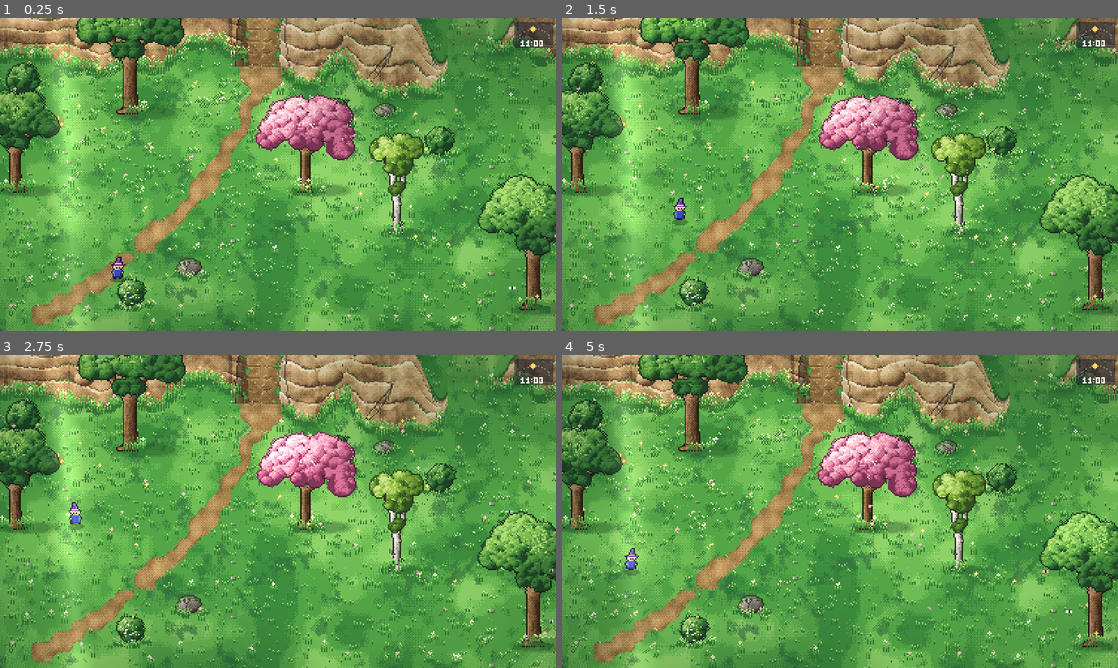
Above: before the commit, frames 1-4 (two rows, left to right).
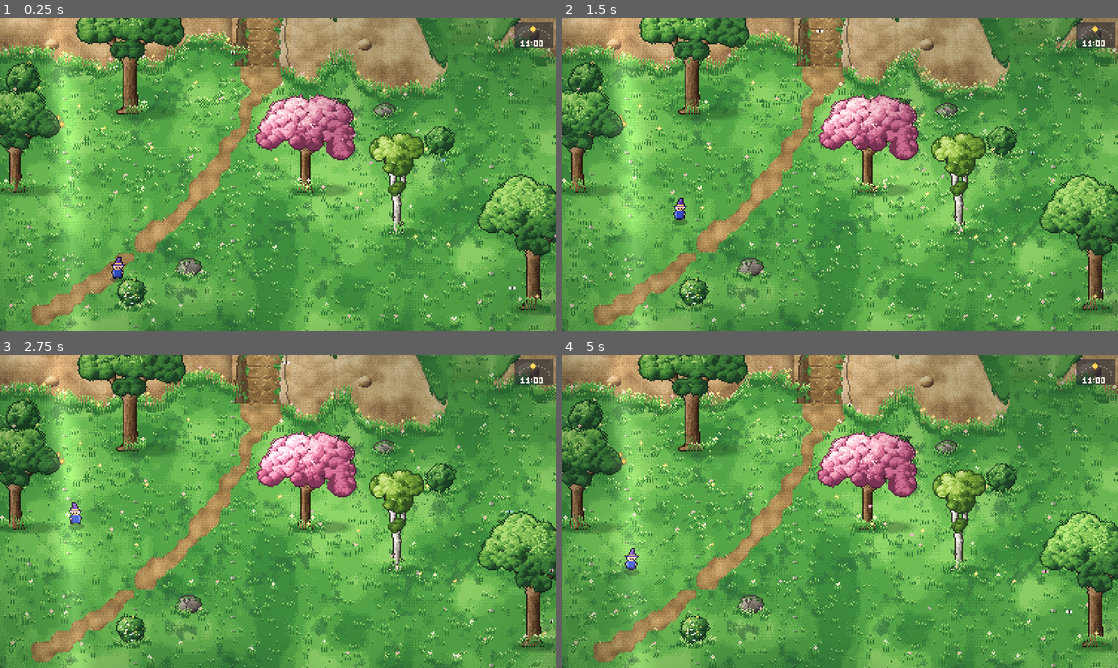
Above: after the commit, the same moments.

Repository: OMEN-2778/Verdelia
Game: Godot game, scene res://scenes/cliff_demo.tscn
The game is run twice, just before and just after one commit, with the same random seed, the same clock (stepped at 60 frames per second) and the same inputs. This scene is started directly instead of the project's main scene.
Inputs:
- Up to frame 1 (0.25 s): no input
- Up to frame 2 (1.5 s): hold Up (ui_up) from 0.53 s (still down)
- Up to frame 3 (2.75 s): release Up (ui_up) at 2.03 s; hold Left (ui_left) from 2.03 s (still down)
- Up to frame 4 (5 s): release Left (ui_left) at 3.53 s; hold Down (ui_down) 3.53-4.28 s; hold Right (ui_right) from 4.28 s (still down)

The runs differ from the first frame. In frame 1, 3.5% of the frame differs, in the area x 0-100%, y 0-26%; in frame 2, 3.6%; in frame 3, 3.6%; in frame 4, 3.7%, in the area x 0-100%, y 0-25%.

Commit message:
Paint cliff faces as soft, line-free earth
The asset pack's cliff tiles (red-brown cobbles with heavy outlines) clash
with the scene, so stay procedural: drop cracks, ledge highlights and
partings; keep broad soft light, a darkening toward the foot, layers as
gently blended tones, faint rain marks, boulders and foot rubble.

Co-Authored-By: Claude Opus 5.5 <noreply@anthropic.com>
Claude-Session: https://claude.ai/code/session_01Y3QepJTJgk9rCJ93wTDK78

Diff:
--- a/world/cliff/cliff_band.gd
+++ b/world/cliff/cliff_band.gd
@@ -3,7 +3,7 @@
 extends Sprite2D
 ## A layered sandstone cliff generated along a polyline (the top edge, left to right, in local
 ## coordinates). The face height wanders, rock spurs push down into the meadow and recesses cut
-## back, strata are irregular with cracks and weathering, grass hangs off the lip in uneven clumps
+## back; the face is soft, earthy and line-free, its layers only gently different tones; grass hangs off the lip in uneven clumps
 ## and only the odd vine trails down. Openings (cave mouths with a stone frame) can be cut in, and
 ## ramps cut through the face so the upper level can be reached: an earthen slope or stone stairs.
 ## The face blocks walking (a StaticBody2D is generated along it) except where a ramp cuts through.
@@ -169,27 +169,21 @@
 			var f := (y - s0) / maxf(s1 - s0, 1.0)
 			var above: float = seen[k]
 			var below: float = seen[k + 1]
-			# broad, uneven light: big facets, smaller lumps, a gentle darkening toward the foot
-			var v := 0.6 + (_noise(i, y, 13) - 0.5) * 0.42 + (_noise(i + 7, y, 5) - 0.5) * 0.26 + (_noise(i, y, 2) - 0.5) * 0.12
-			v -= 0.14 * (y - t) / maxf(hgt, 1.0)
-			# each ledge is lit along its upper lip and shaded under its overhang, where the parting shows
-			v += (0.1 - f * 0.26) * maxf(above, below * 0.5)
-			var lip := 0.1 + _noise(i, y + 600, 4) * 0.12
-			if f < lip and above > 0.5 and _noise(i, k * 31 + 700, 6) > 0.32:
-				v += 0.24
-			if f > 0.9 and below > 0.5 and _noise(i, k * 29 + 800, 5) > 0.3:
-				v -= 0.22
-			# rain streaks running down the face
+			# soft earthy face: broad lumps of light and shade, a gentle darkening toward the foot, and
+			# the layers only as slightly different tones that melt into one another (no lines)
+			var v := 0.6 + (_noise(i, y, 13) - 0.5) * 0.3 + (_noise(i + 7, y, 5) - 0.5) * 0.14 + (_noise(i, y, 2) - 0.5) * 0.06
+			v -= 0.16 * (y - t) / maxf(hgt, 1.0)
+			var tone := (_hash(k, seed + 3) - 0.5) * 0.12  # each layer a touch lighter or darker
+			var next_tone := (_hash(k + 1, seed + 3) - 0.5) * 0.12
+			v += lerpf(tone, next_tone, smoothstep(0.7, 1.0, f) * below * 0.5)
+			v += (0.05 - f * 0.08) * maxf(above, 0.3)  # a hint of the ledge catching light, no edge
 			var streak := _noise(i, y * 0.12 + 400.0, 4)
-			if streak > 0.74:
-				v -= 0.12
-			elif streak < 0.18:
-				v += 0.06
+			if streak > 0.78:
+				v -= 0.05
+			elif streak < 0.16:
+				v += 0.04
 			var col := _q(ROCK, v, i, y)
-			if f < 0.08 and k > 0 and above > 0.5 and _noise(i, y + 300, 9) > 0.64:
-				col = Color(MOSS[1 + (i + y) % 3])
 			_put(i, y, col)
-	_paint_cracks(w)
 	# a few rounded outcrops bulging from the face
 	var x := _rng.randf_range(20, 80)
 	while x < w:
@@ -205,48 +199,6 @@
 					if dx * dx + dy * dy > 0.8 and dx + dy > 0.4:
 						_put(xx, yy, Color(ROCK[1]))
 		x += _rng.randf_range(60, 150)
-
-
-## Cracks that wander down the face in any direction, crossing layers, now and then forking;
-## dark with a lit lower-right edge, scattered unevenly with long stretches of sound rock.
-func _paint_cracks(w: int) -> void:
-	var count := w / 15
-	for n in count:
-		var x := _rng.randf_range(0, w - 1)
-		if _noise(x, 900, 60) < 0.3:
-			continue  # sound stretches of rock
-		var t := _top[int(x)]
-		var hgt := _bottom[int(x)] - t
-		var y := t + hgt * _rng.randf_range(0.08, 0.6)
-		var drift := _rng.randf_range(-0.8, 0.8)
-		var length := int(_rng.randf_range(3.0, maxf(6.0, hgt * 0.75))) if _rng.randf() < 0.6 else _rng.randi_range(2, 5)  # long fissures and short fractures
-		_crack(x, y, drift, length, true)
-
-
-func _crack(x: float, y: float, drift: float, length: int, can_fork: bool) -> void:
-	for step in length:
-		var ix := int(roundf(x))
-		var iy := int(roundf(y))
-		if ix < 1 or ix >= _bottom.size() - 1 or iy >= _bottom[ix] - 1:
-			return
-		var yy := iy - _y0
-		if yy < 0 or yy >= _img.get_height():
-			return
-		var c := _img.get_pixel(ix, yy)
-		if c.a > 0.5 and c.r > c.g:
-			_img.set_pixel(ix, yy, c.darkened(0.5))
-			if can_fork and length > 8 and step < length * 0.4:
-				var c0 := _img.get_pixel(ix - 1, yy)  # the fissure is wider where it opens
-				if c0.a > 0.5 and c0.r > c0.g:
-					_img.set_pixel(ix - 1, yy, c0.darkened(0.3))
-			var c2 := _img.get_pixel(ix + 1, yy)
-			if c2.a > 0.5 and c2.r > c2.g:
-				_img.set_pixel(ix + 1, yy, c2.lightened(0.14))
-		y += 1.0
-		x += drift + _rng.randf_range(-0.45, 0.45)
-		drift = clampf(drift + _rng.randf_range(-0.15, 0.15), -1.1, 1.1)
-		if can_fork and step > 2 and _rng.randf() < 0.07:
-			_crack(x, y, -drift * 0.8 + _rng.randf_range(-0.3, 0.3), _rng.randi_range(2, 6), false)
 
 
 ## Grass lip of uneven thickness, with clumps of grass hanging over the edge.
Binary file changed: docs/art/cliff-face-natural.png
Binary file changed: docs/art/cliff-grass-slope-scene.png
Binary file changed: docs/art/cliff-ramps.png
Not shown, changed: CHANGELOG.md
Not shown, changed: README.md
Not shown, changed: docs/art/cliff-ramps.mp4
